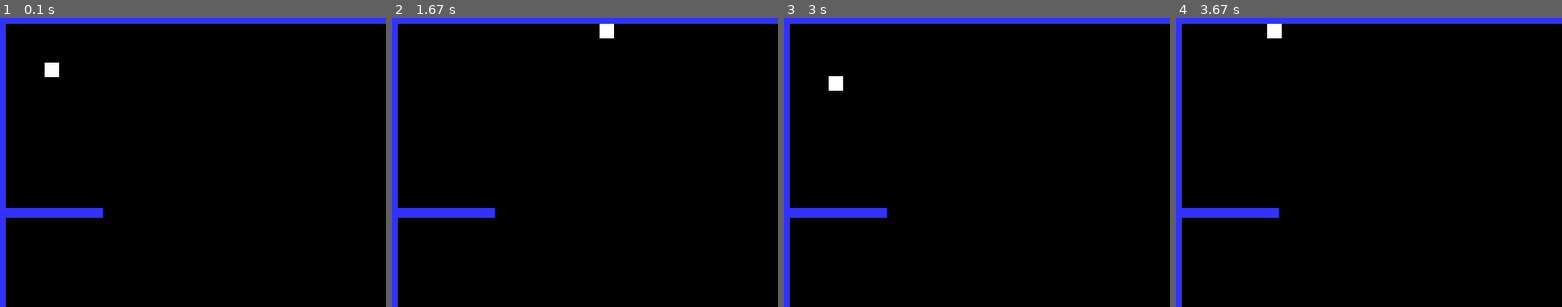
Above: before the commit, frames 1-4 (left to right).
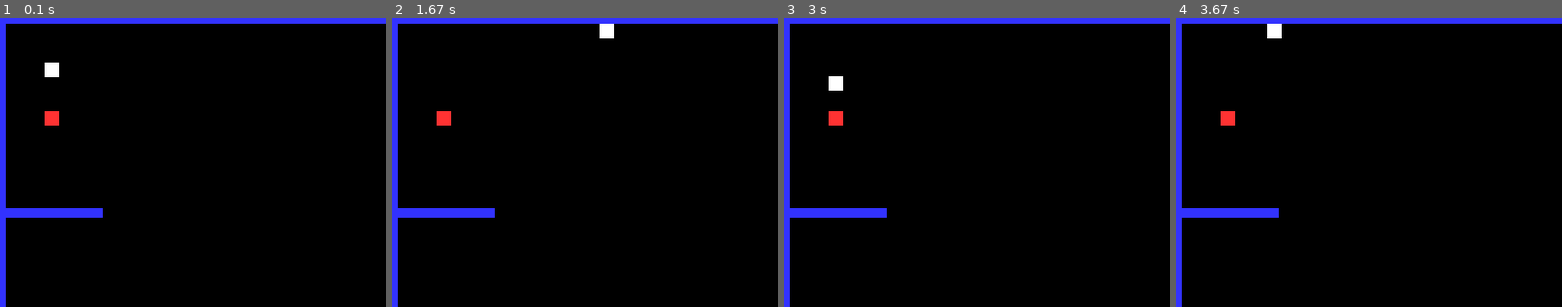
Above: after the commit, the same moments.

Repository: willieLjohnson/topdownpygame
Game: pygame game, started from topdown.py
Same seed, same stepped clock (60 frames per second), same inputs: the game is played once before the commit and once after it.
Inputs:
- Up to frame 1 (0.1 s): no input
- Up to frame 2 (1.67 s): hold D 0.33-0.8 s; hold W 0.83-1.13 s; hold D 1.17-1.63 s
- Up to frame 3 (3 s): hold A 1.67-2.2 s; hold S 2.23-2.53 s; hold A 2.57-2.97 s
- Up to frame 4 (3.67 s): hold W 3-3.37 s; hold D from 3.4 s (still down)
The pictures show only the part of the screen within x 0-50%, y 0-50%; the shares and areas given below are measured in that part.

The runs differ from the first frame. In frame 1, 0.2% of the frame differs, in the area x 11-16%, y 32-38%; in frame 2, 0.2%; in frame 3, 0.2%; in frame 4, 0.2%.

Commit message:
add enemy class and add to game world

Diff:
--- a/config.py
+++ b/config.py
@@ -5,3 +5,4 @@
     BLACK = (0, 0, 0)
     WHITE = (255, 255, 255)
     BLUE = (50, 50, 255)
+    RED = (255, 50, 50)
--- a/game_objects.py
+++ b/game_objects.py
@@ -12,3 +12,41 @@
         self.rect = self.image.get_rect()
         self.rect.y = y
         self.rect.x = x
+
+class Enemy(pygame.sprite.Sprite):
+    def __init__(self, x, y):
+        super().__init__()
+
+        self.image = pygame.Surface([15, 15])
+        self.image.fill(Style.RED)
+
+        self.rect = self.image.get_rect()
+        self.rect.y = y
+        self.rect.x = x
+
+        self.speed = 3
+        self.velocity = Vector(0, 0)
+        self.walls = None
+
+    def move(self, x, y):
+        self.velocity.x += x
+        self.velocity.y += y
+
+    def update(self):
+        self.rect.x += self.velocity.x
+
+        block_hit_list = pygame.sprite.spritecollide(self, self.walls, False)
+        for block in block_hit_list:
+            if self.velocity.x > 0:
+                self.rect.right = block.rect.left
+            else:
+                self.rect.left = block.rect.right
+
+        self.rect.y += self.velocity.y
+
+        block_hit_list = pygame.sprite.spritecollide(self, self.walls, False)
+        for block in block_hit_list:
+            if self.velocity.y > 0:
+                self.rect.bottom = block.rect.top
+            else:
+                self.rect.top = block.rect.bottom
--- a/topdown.py
+++ b/topdown.py
@@ -1,7 +1,7 @@
 import pygame
 from config import *
 from player import Player
-from game_objects import Wall
+from game_objects import Wall, Enemy
 
 Vector = pygame.Vector2
 
@@ -30,6 +30,10 @@
         self.player = Player(50, 50)
         self.player.walls = self.walls
         self.gameobjects.add(self.player)
+
+        self.enemy = Enemy(50, 100)
+        self.enemy.walls = self.walls
+        self.gameobjects.add(self.enemy)
 
 
     def run(self):
